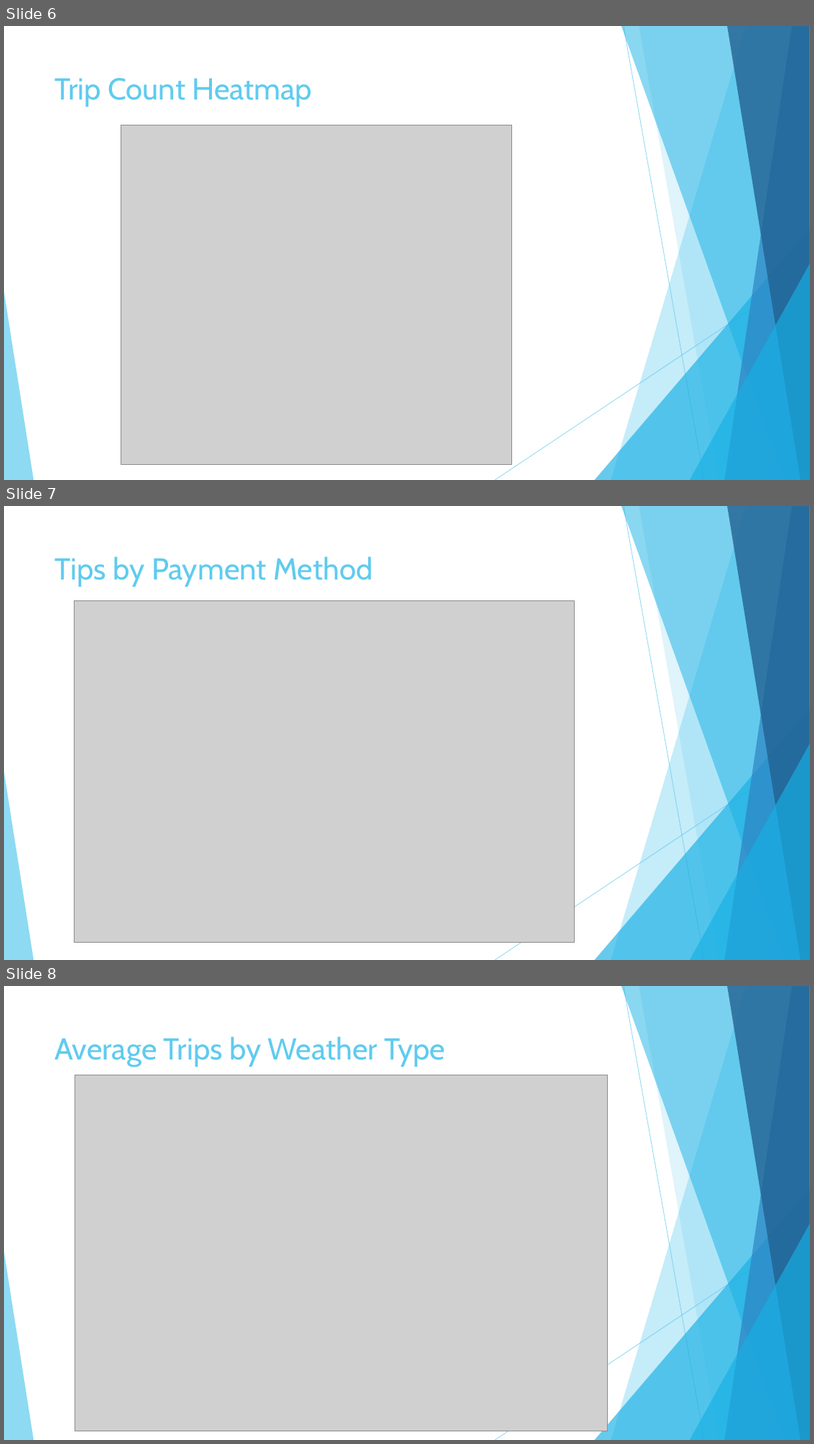
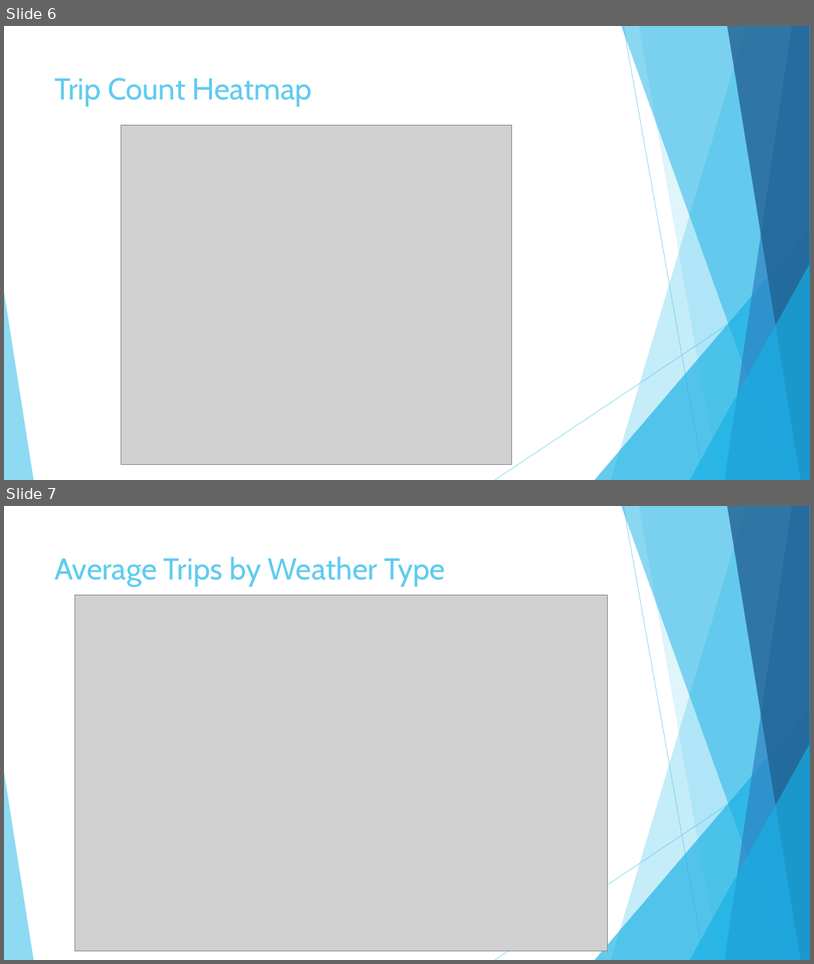
Before and after one commit to peterjorphan/07-project_one, a slide deck: Project1.pptx. Shown one above the other, each under a label of ours: slides 6, 7 and 8 before the commit, slides 6 and 7 after it. The pictures are 814x1444 and 814x964 pixels, drawn with LibreOffice and Linux fonts; fonts in the diff are those of the drawing; grey boxes stand for pictures. Boxes give left, top, right and bottom in pixels: in the first picture for what was removed or moved away, otherwise in the second. Text is boxed around its words. In the diff, an @@ line names an element or a change of style, - is before the commit and + after.

Commit message:
Replaced Powerpoint Show file with current Powerpoint

```diff
--- a/Project1.pptx
+++ b/Project1.pptx
@@ slide 7 removed at <box>4,506,810,960</box>, background #FFFFFF; not listed: 10 template elements that a slide beside it also shows @@
@@ title removed at <box>55,556,373,587</box> @@
-Tips by Payment Method
@@ picture removed at <box>74,601,574,942</box> @@
@@ what was slide 8 is now slide 7 @@
```
